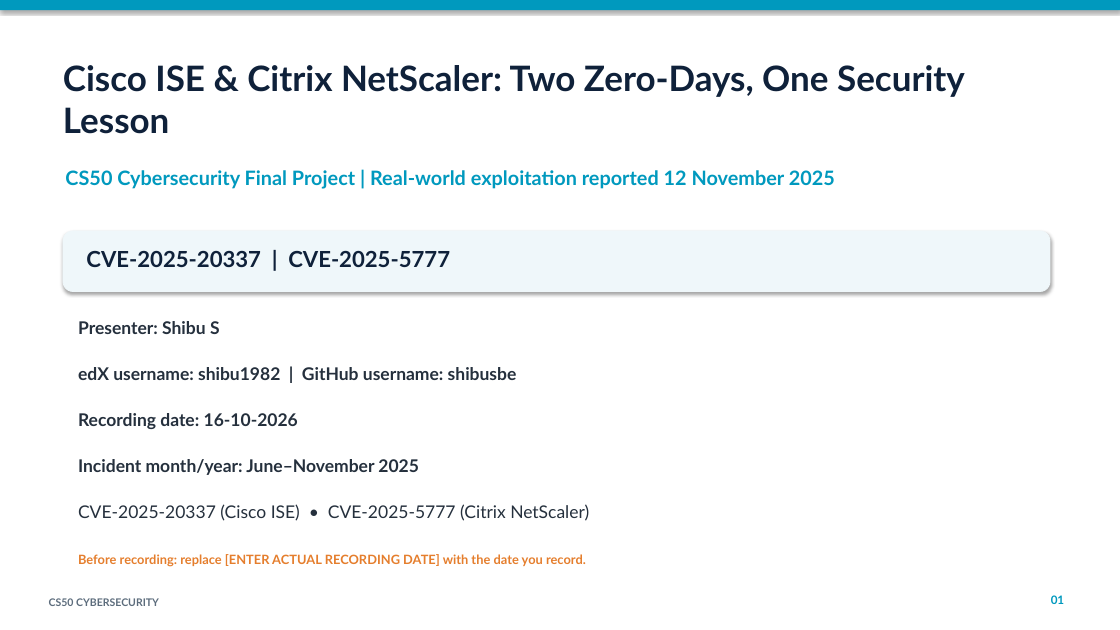
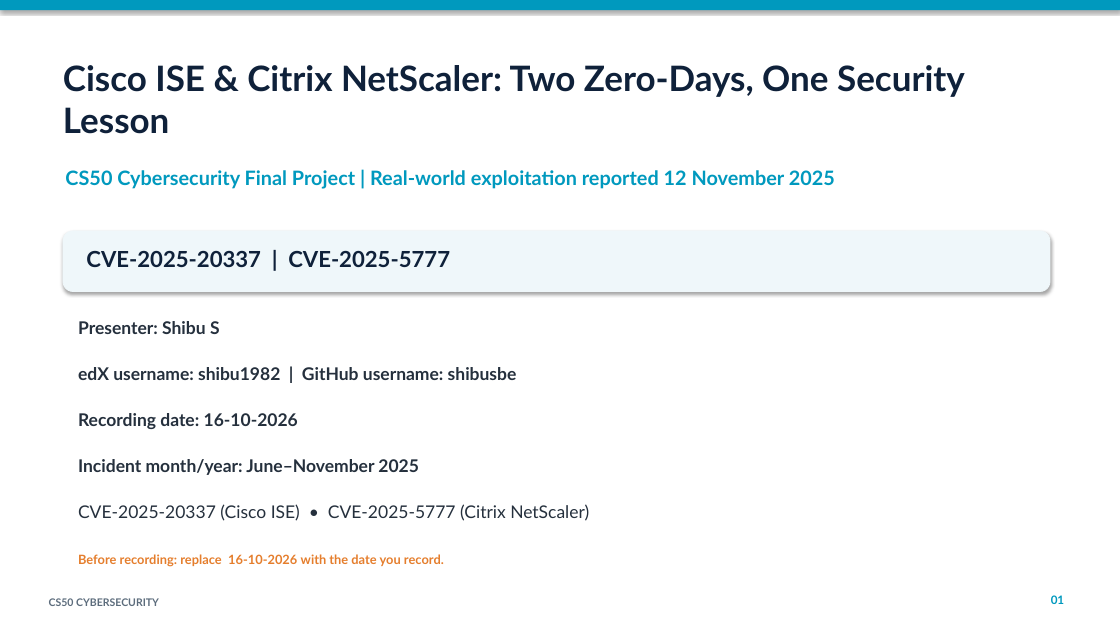
Before and after one commit to shibusbe/cs50-cybersecurity-final-project, a slide deck: slide 1 of CS50_Cybersecurity_Final_Project_Shibu.pptx. Drawn at 1120x630 pixels with LibreOffice and Linux fonts; fonts in the diff are those of the drawing. Boxes give left, top, right and bottom in pixels: in the first picture for what was removed or moved away, otherwise in the second. Text is boxed around its words. In the diff, an @@ line names an element or a change of style, - is before the commit and + after.

```diff
--- a/CS50_Cybersecurity_Final_Project_Shibu.pptx
+++ b/CS50_Cybersecurity_Final_Project_Shibu.pptx
@@ text at [78,554,444,567]: text changed @@
-Before recording: replace [ENTER ACTUAL RECORDING DATE] with the date you record.
+Before recording: replace 16-10-2026 with the date you record.
```
Also in this commit, not shown: 1 other file.
